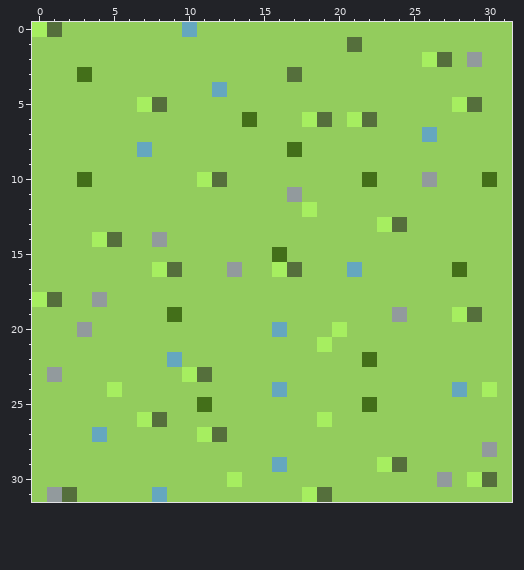
Pixel-art file, stored at Strategy Game Demo/Assets/Sprites/grass.aseprite. This is how it looked before the edit.
32x32 pixels, 1 frame.
The result:
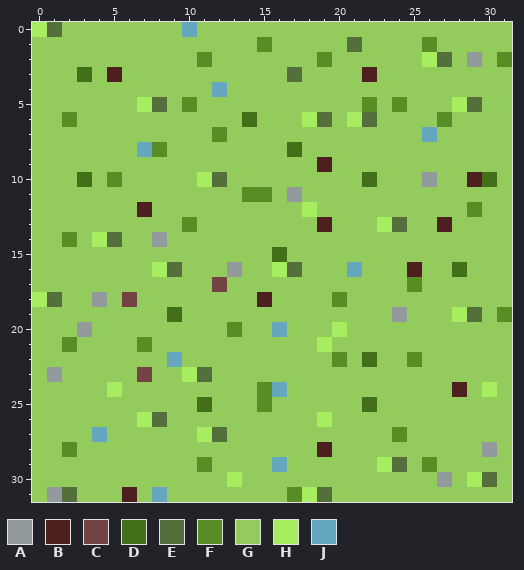
Palette (. is transparent): A #929a9d  B #4d1f1f  C #734242  D #436f19  E #556f3c  F #588c25  G #93cc5d  H #a6ee60  J #65a7bf
Edits made:
y 1: x 15 G -> F; x 26 G -> F
y 2: x 11 G -> F; x 19 G -> F; x 31 G -> F
y 3: x 5 G -> B; x 22 G -> B
y 5: x 10 G -> F; x 22 G -> F; x 24 G -> F
y 6: x 2 G -> F; x 27 G -> F
y 7: x 12 G -> F
y 8: x 8 G -> F
y 9: x 19 G -> B
y 10: x 5 G -> F; x 29 G -> B
y 11: x 14..15 GG -> FF
y 12: x 7 G -> B; x 29 G -> F
y 13: x 10 G -> F; x 19 G -> B; x 27 G -> B
y 14: x 2 G -> F
y 16: x 25 G -> B
y 17: x 12 G -> C; x 25 G -> F
y 18: x 6 G -> C; x 15 G -> B; x 20 G -> F
y 19: x 31 G -> F
y 20: x 13 G -> F
y 21: x 2 G -> F; x 7 G -> F
y 22: x 20 G -> F; x 25 G -> F
y 23: x 7 G -> C
y 24: x 15 G -> F; x 28 J -> B
y 25: x 15 G -> F
y 27: x 24 G -> F
y 28: x 2 G -> F; x 19 G -> B
y 29: x 11 G -> F; x 26 G -> F
y 31: x 6 G -> B; x 17 G -> F
Boxes around the changes in both pictures, in picture pixels (x1, y1, x2, y2):
changed: (62, 37, 482, 502)
changed: (497, 52, 512, 67)
changed: (497, 307, 512, 322)
